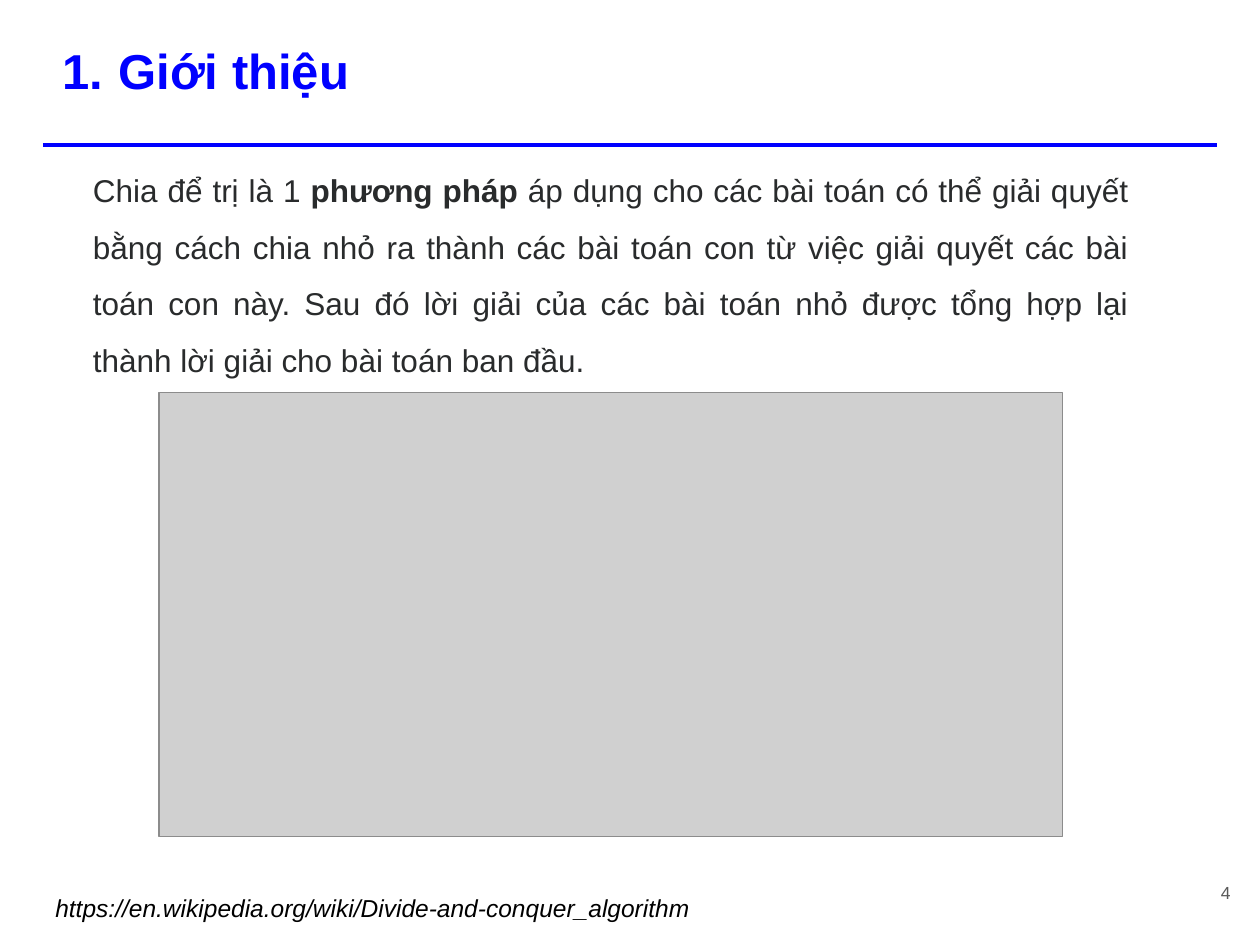
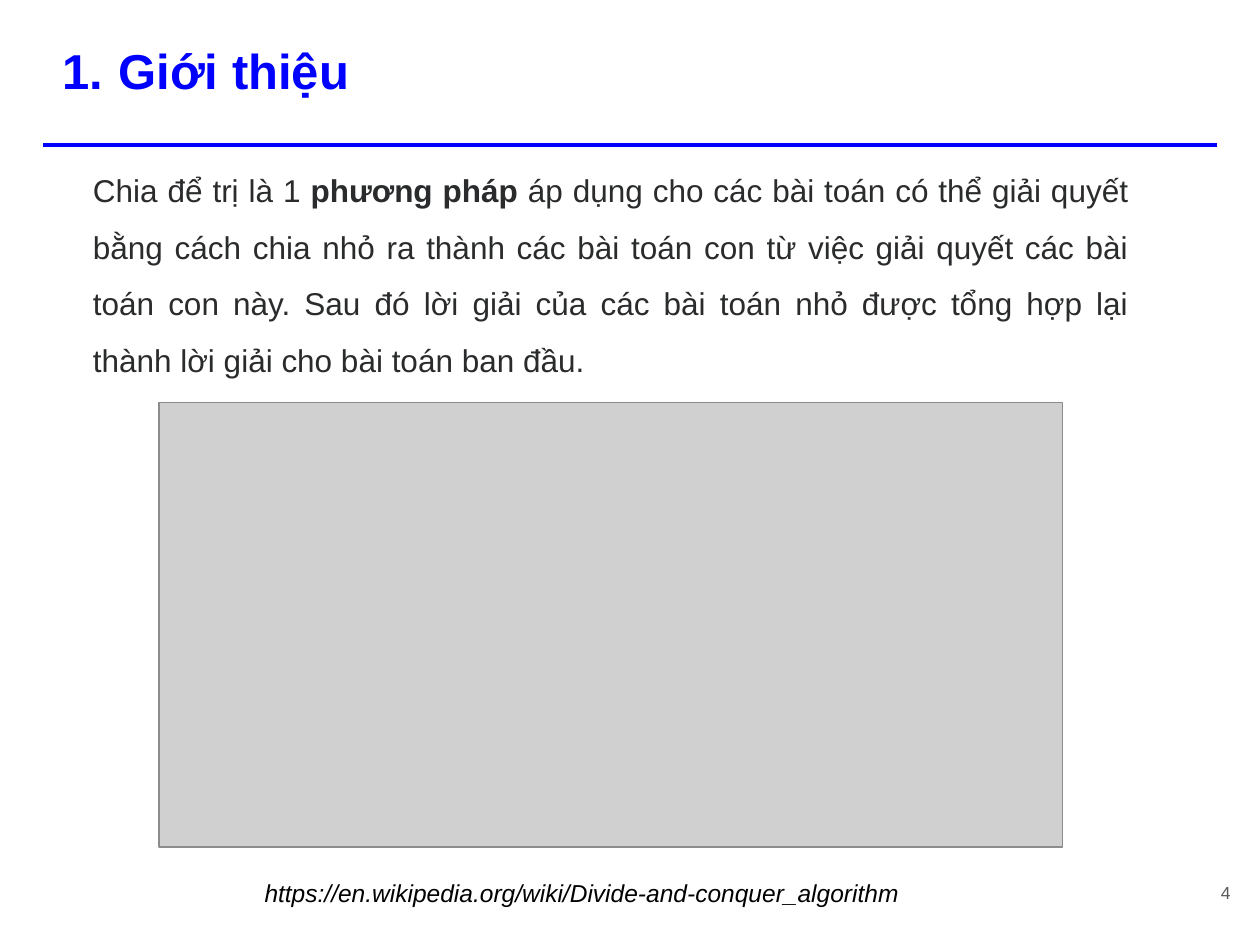
Before and after one commit to tiennvcs/CS112.L11.KHTN-DesignAnalysisAlgorithm, a slide deck: slide 4 of Seminar_DivideandConquer/[Seminar] Divide and Conquer.pptx. Drawn at 1260x945 pixels with LibreOffice and Linux fonts; fonts in the diff are those of the drawing; grey boxes stand for pictures. Boxes give left, top, right and bottom in pixels: in the first picture for what was removed or moved away, otherwise in the second. Text is boxed around its words. In the diff, an @@ line names an element or a change of style, - is before the commit and + after.

```diff
--- a/Seminar_DivideandConquer/[Seminar] Divide and Conquer.pptx
+++ b/Seminar_DivideandConquer/[Seminar] Divide and Conquer.pptx
@@ picture: place and size @@
-picture at [159, 393, 1062, 838]
+picture at [159, 403, 1062, 848]
@@ text "https://en.wikipedia.org/wiki/Divide-and-conquer_algorithm": place and size @@
-text "https://en.wikipedia.org/wiki/Divide-and-conquer_algorithm" at [55, 899, 689, 922]
+text "https://en.wikipedia.org/wiki/Divide-and-conquer_algorithm" at [265, 884, 899, 907]
```
Also in this commit, not shown: 16 other slides changed, 1 slide added, 3 slides removed.
